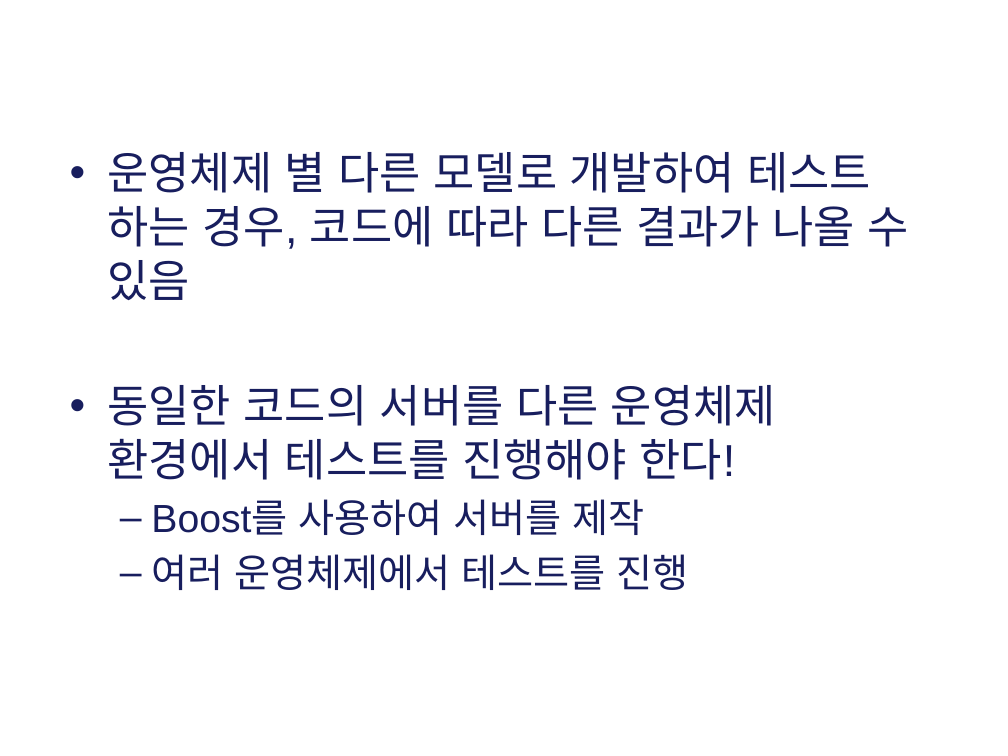
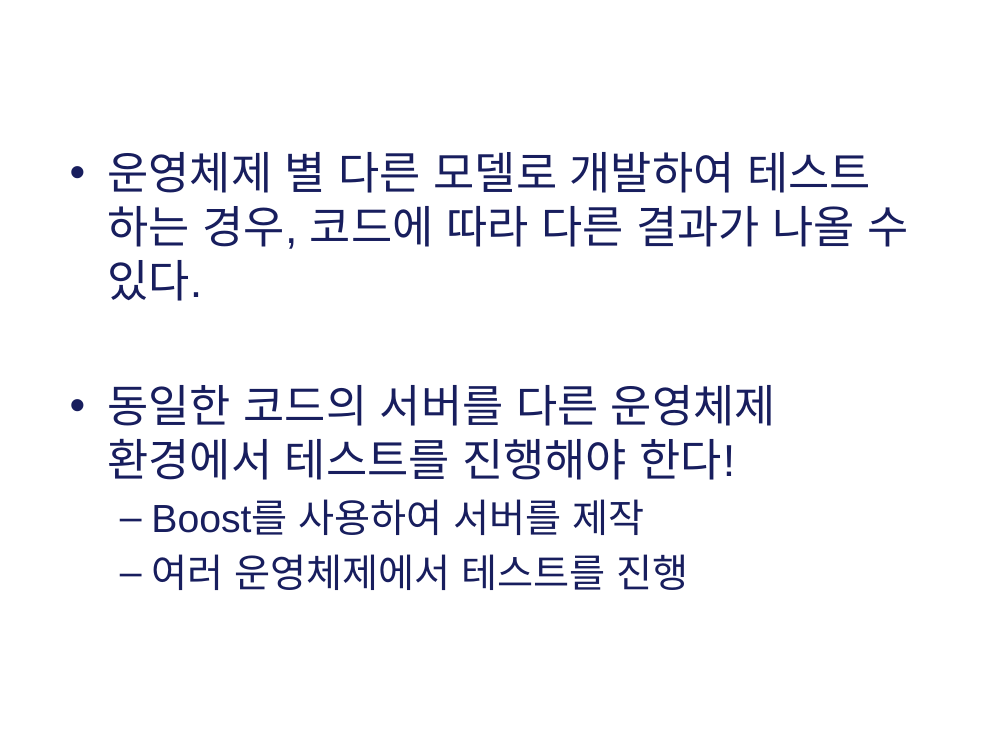
Before and after one commit to SeoAram/ServerOS, a slide deck: slide 4 of docs/운영체제가 MMO서버 성능에 미치는 영향에 관한연구_서아람_중간발표.pptx (slide 5 before the commit). Drawn at 1008x756 pixels with LibreOffice and Linux fonts; fonts in the diff are those of the drawing; background and template pictures are left out. Boxes give left, top, right and bottom in pixels: in the first picture for what was removed or moved away, otherwise in the second. Text is boxed around its words. In the diff, an @@ line names an element or a change of style, - is before the commit and + after.

```diff
--- a/docs/운영체제가 MMO서버 성능에 미치는 영향에 관한연구_서아람_중간발표.pptx
+++ b/docs/운영체제가 MMO서버 성능에 미치는 영향에 관한연구_서아람_중간발표.pptx
@@ text at (x1=107, y1=152, x2=908, y2=301): text changed @@
-• 운영체제 별 다른 모델로 개발하여 테스트 하는 경우, 코드에 따라 다른 결과가 나올 수 있음
+• 운영체제 별 다른 모델로 개발하여 테스트 하는 경우, 코드에 따라 다른 결과가 나올 수 있다.
```
Also in this commit, not shown: 7 other slides changed, 5 slides added, 4 slides removed.
